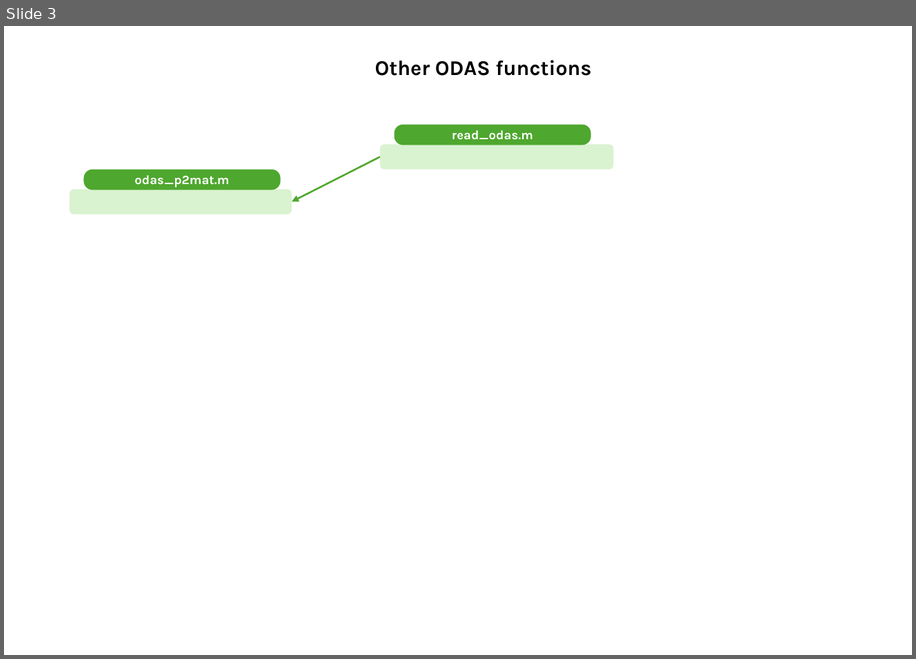
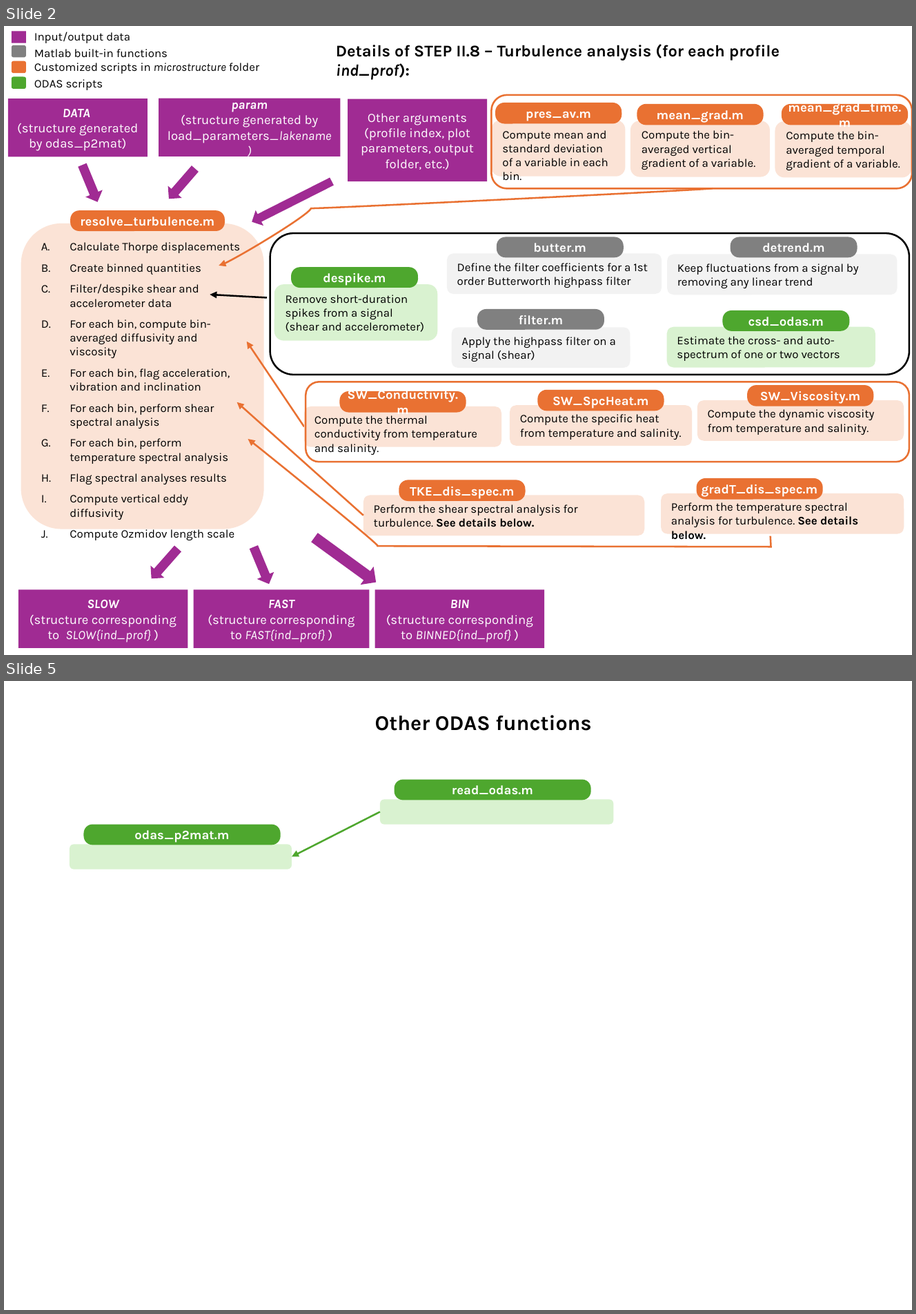
Before and after one commit to tdoda/turbulence_methods, a slide deck: notes/microstructure_profiler_scripts.pptx. Shown one above the other, each under a label of ours: slide 3 before the commit, slides 2 and 5 after it; the slides between them are not shown. The pictures are 916x659 and 916x1314 pixels, drawn with LibreOffice and Linux fonts; fonts in the diff are those of the drawing. Boxes give left, top, right and bottom in pixels: in the first picture for what was removed or moved away, otherwise in the second. Text is boxed around its words. In the diff, an @@ line names an element or a change of style, - is before the commit and + after.

```diff
--- a/notes/microstructure_profiler_scripts.pptx
+++ b/notes/microstructure_profiler_scripts.pptx
@@ slide 2 added at (x1=4, y1=26, x2=912, y2=655), background #FFFFFF @@
@@ group added at (x1=8, y1=31, x2=912, y2=647): 34 rounded rectangles, 7 rectangles, 6 down arrows, 5 texts, 3 arrows, 2 freeform shapes @@
+A. Calculate Thorpe displacements
+B. Create binned quantities
+C. Filter/despike shear and accelerometer data
+D. For each bin, compute bin-averaged diffusivity and viscosity
+E. For each bin, flag acceleration, vibration and inclination
+F. For each bin, perform shear spectral analysis
+G. For each bin, perform temperature spectral analysis
+H. Flag spectral analyses results
+I. Compute vertical eddy diffusivity
+J. Compute Ozmidov length scale
+resolve_turbulence.m
+Matlab built-in functions
+Input/output data
+Customized scripts in microstructure folder
+ODAS scripts
+DATA
+(structure generated by odas_p2mat)
+param
+(structure generated by load_parameters_lakename)
+Other arguments (profile index, plot parameters, output folder, etc.)
+BIN
+(structure corresponding to BINNED{ind_prof} )
+SLOW
+(structure corresponding to SLOW{ind_prof} )
+FAST
+(structure corresponding to FAST{ind_prof} )
+Details of STEP II.8 – Turbulence analysis (for each profile ind_prof):
+Remove short-duration spikes from a signal (shear and accelerometer)
+despike.m
+Define the filter coefficients for a 1st order Butterworth highpass filter
+butter.m
+Apply the highpass filter on a signal (shear)
+filter.m
+Estimate the cross- and auto-spectrum of one or two vectors
+csd_odas.m
+Keep fluctuations from a signal by removing any linear trend
+detrend.m
+Perform the shear spectral analysis for turbulence. See details below.
+TKE_dis_spec.m
+Perform the temperature spectral analysis for turbulence. See details below.
+gradT_dis_spec.m
+Compute mean and standard deviation of a variable in each bin.
+pres_av.m
+Compute the bin-averaged vertical gradient of a variable.
+mean_grad.m
+Compute the bin-averaged temporal gradient of a variable.
+mean_grad_time.m
+Compute the thermal conductivity from temperature and salinity.
+SW_Conductivity.m
+Compute the specific heat from temperature and salinity.
+SW_SpcHeat.m
+Compute the dynamic viscosity from temperature and salinity.
+SW_Viscosity.m
@@ what was slide 3 is now slide 5 @@
```
Also in this commit, not shown: 1 slide changed, 2 other slides added, 1 slide removed, 1 other file.
